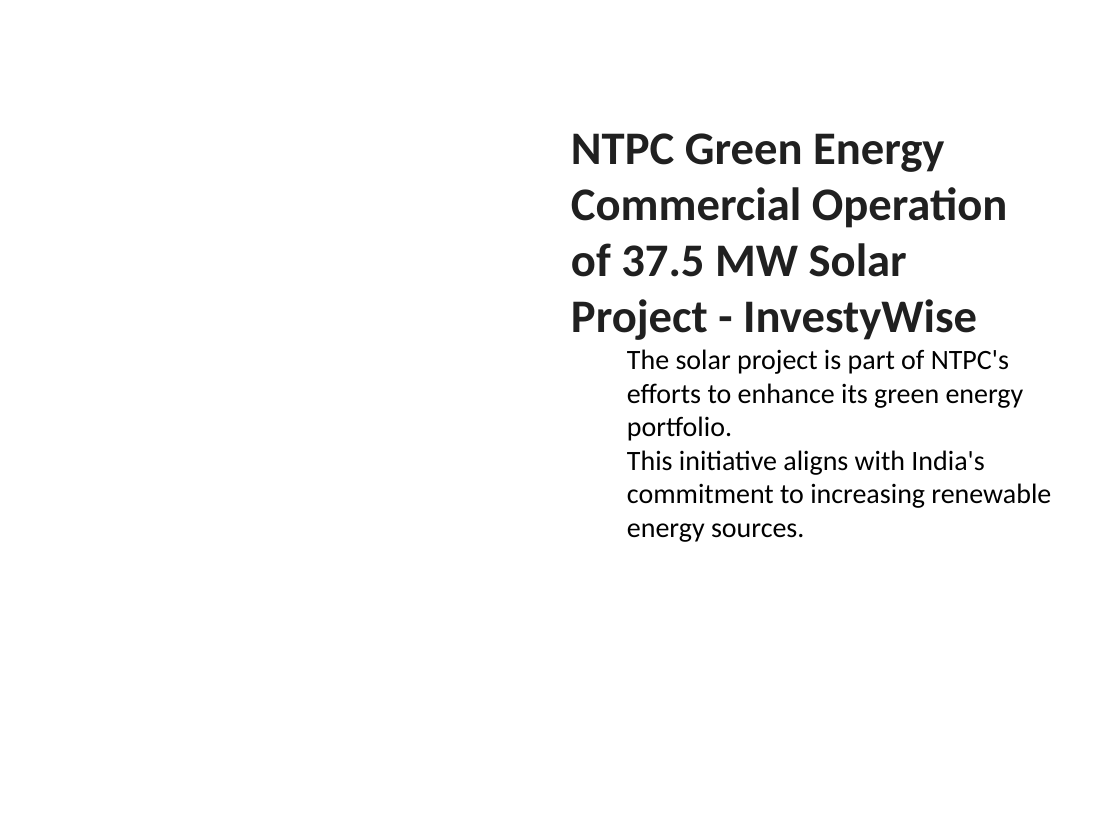
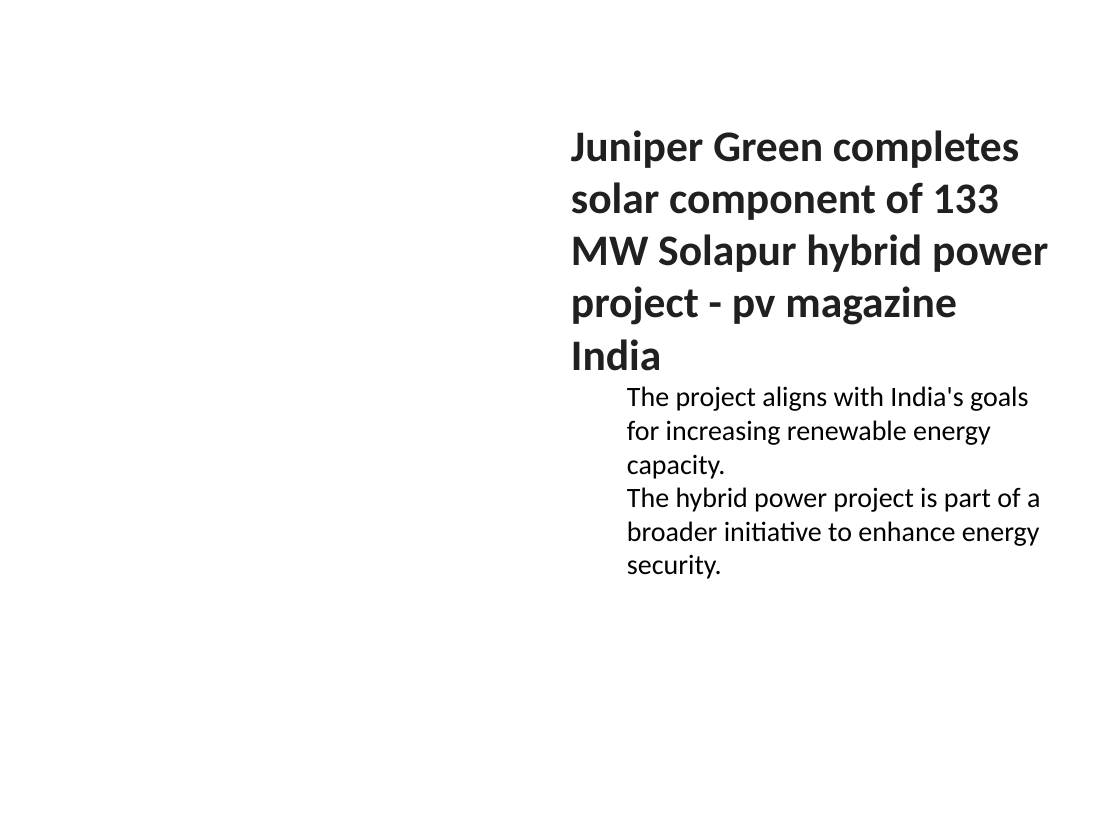
Before and after one commit to gauravsiemens1988/Linkedin-AI-Agent_Personal, a slide deck: slide 4 of drafts/linkedin_carousel.pptx (slide 2 before the commit). Drawn at 1120x840 pixels with LibreOffice and Linux fonts; fonts in the diff are those of the drawing. Boxes give left, top, right and bottom in pixels: in the first picture for what was removed or moved away, otherwise in the second. Text is boxed around its words. In the diff, an @@ line names an element or a change of style, - is before the commit and + after.

```diff
--- a/drafts/linkedin_carousel.pptx
+++ b/drafts/linkedin_carousel.pptx
@@ text at (571, 130, 1048, 579): text changed @@
-NTPC Green Energy Commercial Operation of 37.5 MW Solar Project - InvestyWise
-  The solar project is part of NTPC's efforts to enhance its green energy portfolio.
-  This initiative aligns with India's commitment to increasing renewable energy sources.
+Juniper Green completes solar component of 133 MW Solapur hybrid power project - pv magazine India
+  The project aligns with India's goals for increasing renewable energy capacity.
+  The hybrid power project is part of a broader initiative to enhance energy security.
```
Also in this commit, not shown: 5 other slides changed, 1 other file.
